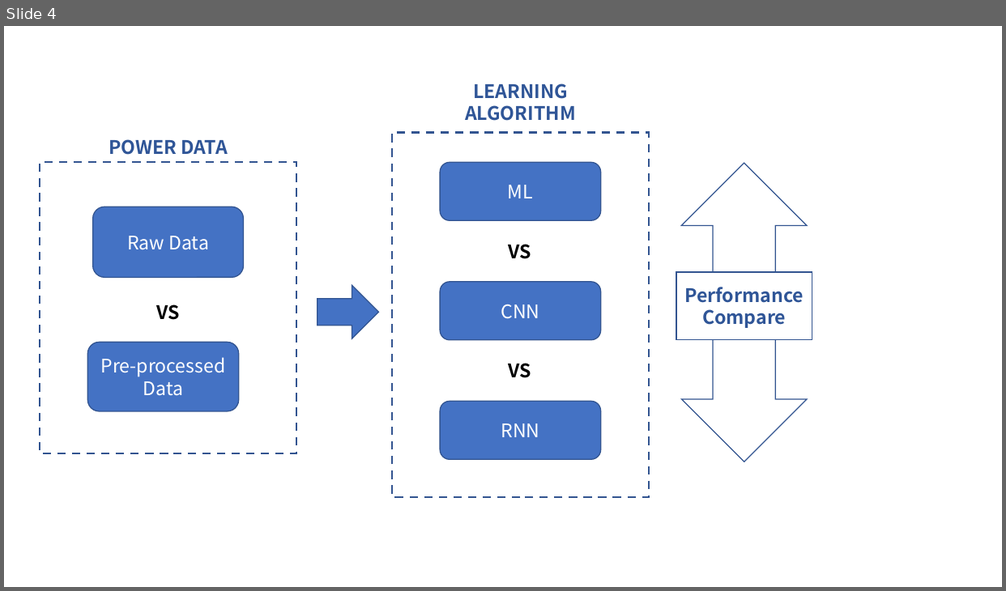
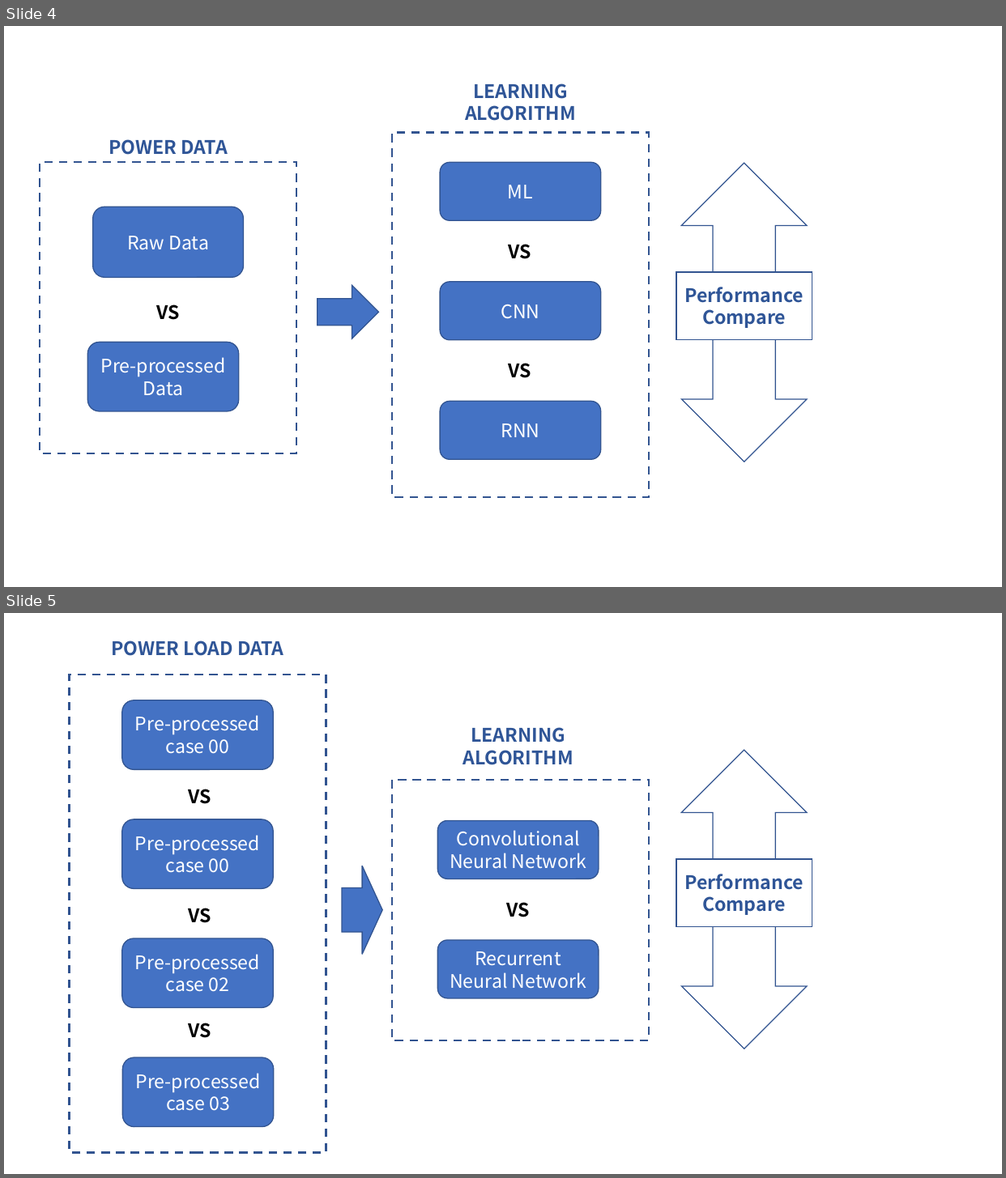
Before and after one commit to jhyun0919/STLF_of_Australian_NEM_by_H-ELM, a slide deck: etc/pic.pptx. Shown one above the other, each under a label of ours: slide 4 before the commit, slides 4 and 5 after it. The pictures are 1006x591 and 1006x1178 pixels, drawn with LibreOffice and Linux fonts; fonts in the diff are those of the drawing. Boxes give left, top, right and bottom in pixels: in the first picture for what was removed or moved away, otherwise in the second. Text is boxed around its words. In the diff, an @@ line names an element or a change of style, - is before the commit and + after.

```diff
--- a/etc/pic.pptx
+++ b/etc/pic.pptx
@@ slide 5 added at (4,613,1002,1174), background #FFFFFF @@
@@ group added at (392,727,649,1041): 2 rounded rectangles, 2 texts, 1 rectangle @@
+Convolutional Neural Network
+Recurrent Neural Network
+VS
+LEARNING ALGORITHM
@@ up down arrow added at (681,750,807,1049), outline #325491 1 pt @@
@@ right arrow added at (342,866,382,954), fill #4472C4, outline #325491 1 pt @@
@@ rectangle added at (676,859,812,927), fill #FFFFFF, outline #325491 1 pt, 18 pt, text #2F5597, bold @@
+Performance Compare
@@ group added at (69,641,326,1152): 4 rounded rectangles, 4 texts, 1 rectangle @@
+Pre-processed case 00
+VS
+POWER LOAD DATA
+Pre-processed case 00
+Pre-processed case 02
+Pre-processed case 03
+VS
+VS
```
Also in this commit, not shown: 27 other files.
